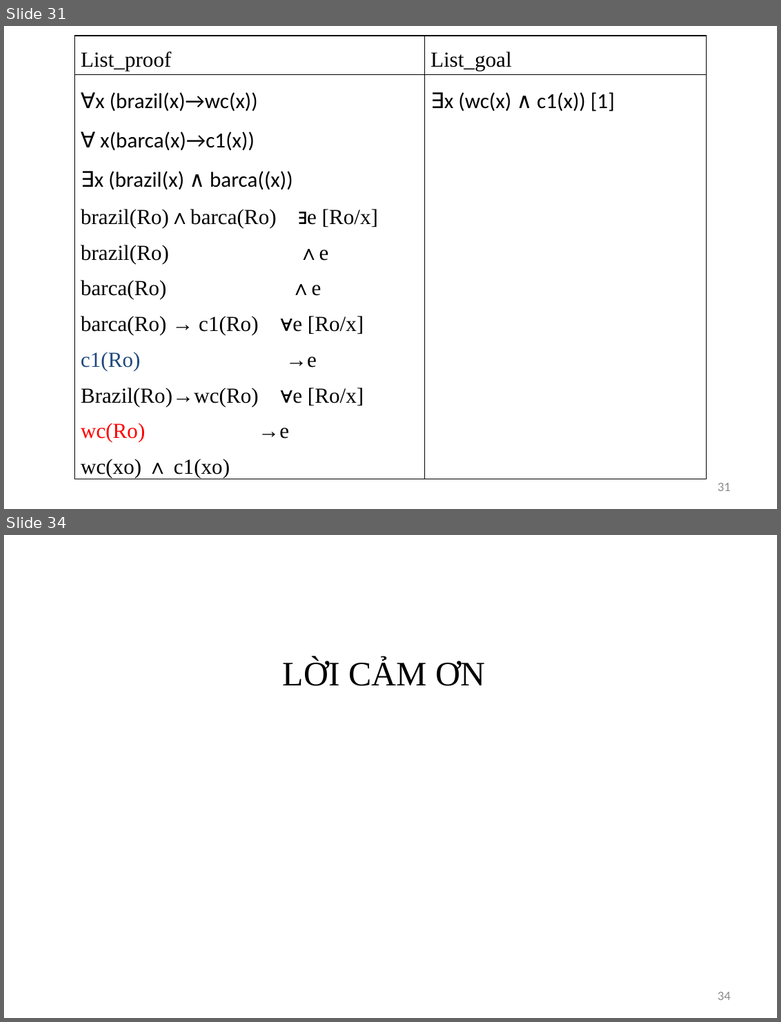
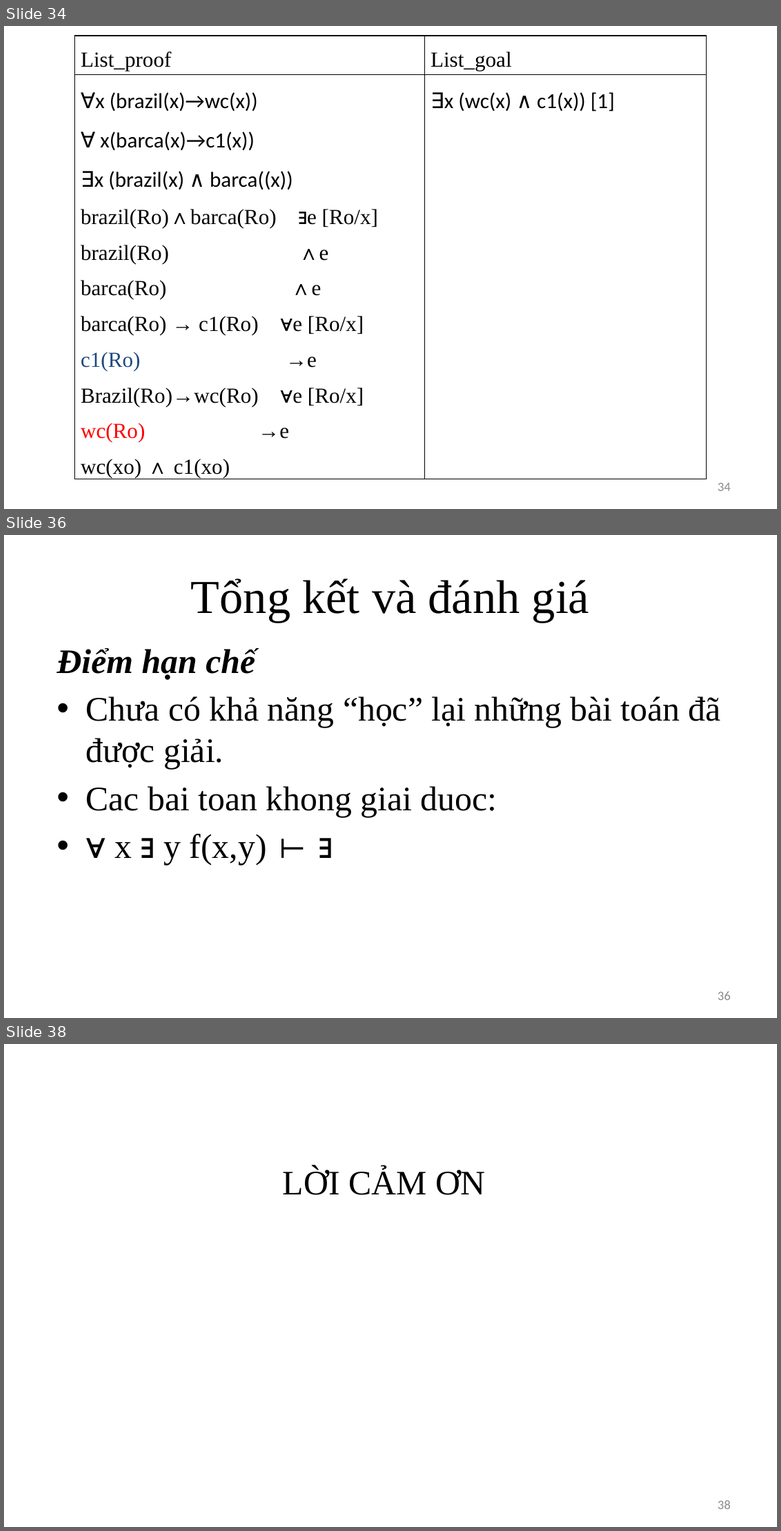
Before and after one commit to giang-rocker/logic, a slide deck: Report/SUY LUẬN TỰ NHIÊN.pptx. Shown one above the other, each under a label of ours: slides 31 and 34 before the commit, slides 34, 36 and 38 after it; the slides between them are not shown. The pictures are 781x1022 and 781x1531 pixels, drawn with LibreOffice and Linux fonts; fonts in the diff are those of the drawing. Boxes give left, top, right and bottom in pixels: in the first picture for what was removed or moved away, otherwise in the second. Text is boxed around its words. In the diff, an @@ line names an element or a change of style, - is before the commit and + after.

```diff
--- a/Report/SUY LUẬN TỰ NHIÊN.pptx
+++ b/Report/SUY LUẬN TỰ NHIÊN.pptx
@@ slide 36 added at bbox=[4, 535, 777, 1018], background #FFFFFF @@
@@ title added at bbox=[191, 578, 589, 623], 44 pt, text #000000 @@
+Tổng kết và đánh giá
@@ text added at bbox=[57, 648, 721, 866], 32 pt, text #000000 @@
+Điểm hạn chế
+• Chưa có khả năng “học” lại những bài toán đã được giải.
+• Cac bai toan khong giai duoc:
+• ∀ x ∃ y f(x,y) ⊢ ∃
@@ page number added at bbox=[717, 991, 731, 1000], 12 pt, text #8C8C8C @@
+36
@@ what was slide 31 is now slide 34 @@
@@ page number at bbox=[717, 483, 731, 491]: text changed @@
-31
+34
@@ what was slide 34 is now slide 38 @@
@@ page number at bbox=[717, 1500, 731, 1509]: text changed @@
-34
+38
```
Also in this commit, not shown: 11 slides changed, 4 other slides added, 1 slide removed, 34 other files.
